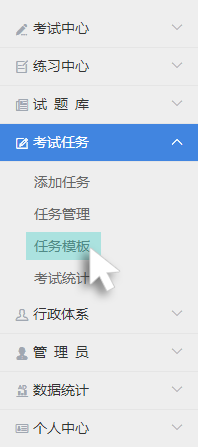
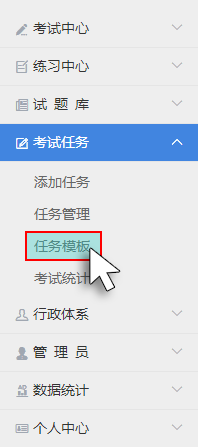
Revision of a layered 198px x 447px image; what changed, layer by layer:
added layer "图层 5" in group "菜单子项指示层" over [25, 231, 102, 261]
